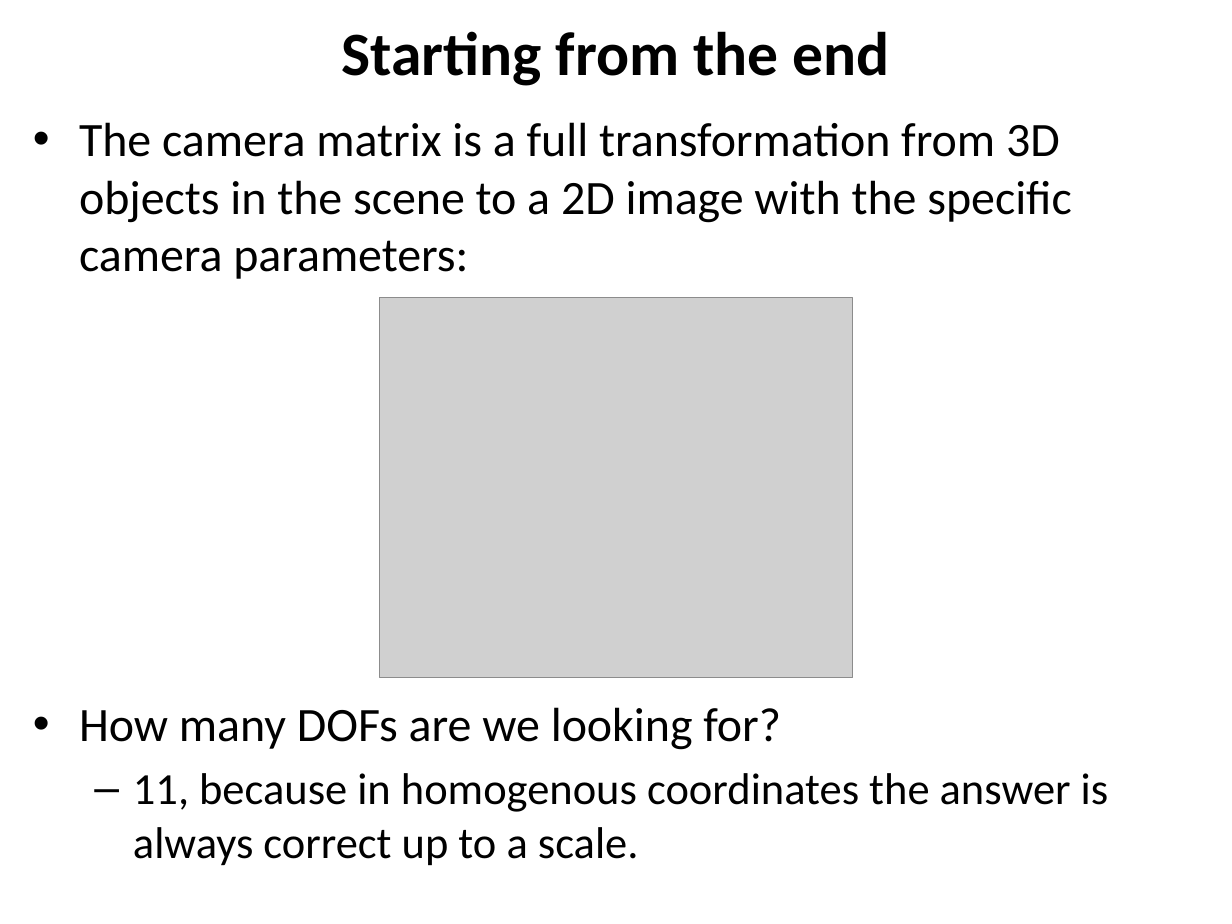
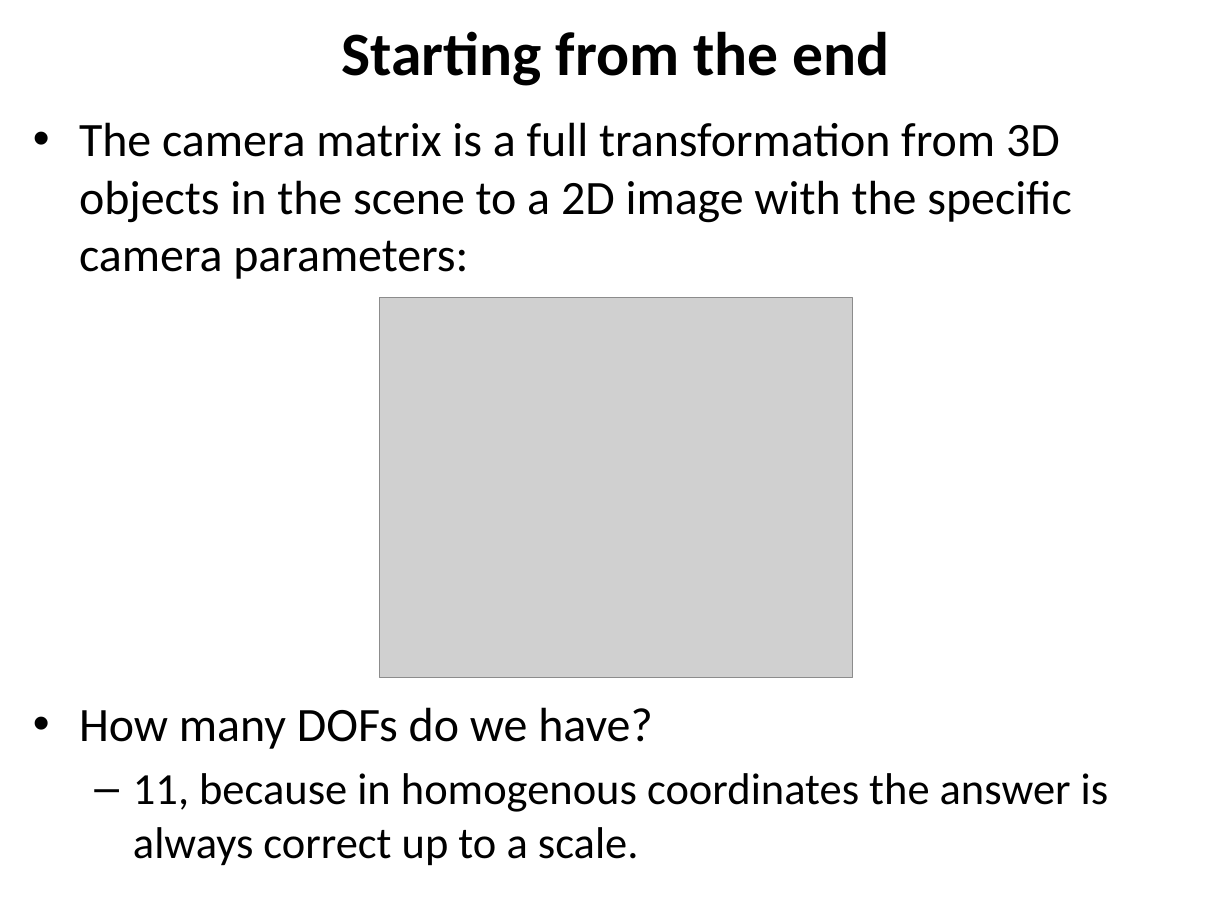
Before and after one commit to YoniChechik/AI_is_Math, a slide deck: slide 6 of c_07_camera_calibration/camera calibration.pptx. Drawn at 1232x924 pixels with LibreOffice and Linux fonts; fonts in the diff are those of the drawing; grey boxes stand for pictures. Boxes give left, top, right and bottom in pixels: in the first picture for what was removed or moved away, otherwise in the second. Text is boxed around its words. In the diff, an @@ line names an element or a change of style, - is before the commit and + after.

```diff
--- a/c_07_camera_calibration/camera calibration.pptx
+++ b/c_07_camera_calibration/camera calibration.pptx
@@ text at (x1=79, y1=707, x2=652, y2=749): text changed @@
-• How many DOFs are we looking for?
+• How many DOFs do we have?
```
Also in this commit, not shown: 7 other slides changed, 6 slides added, 3 slides removed, 2 other files.
